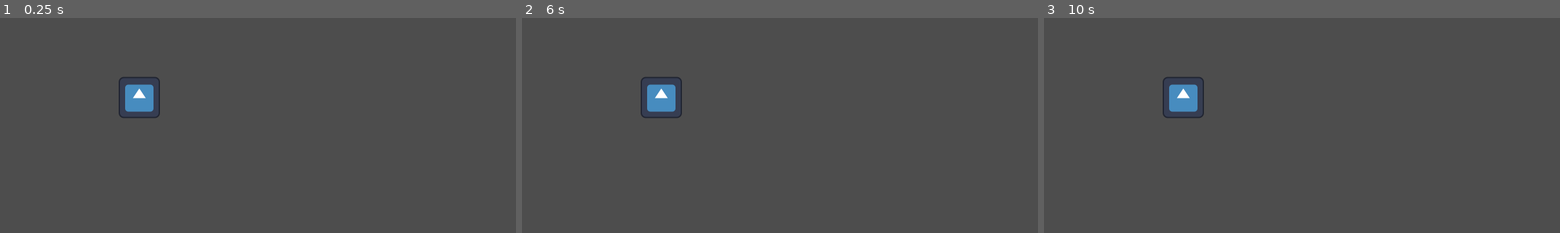
Above: before the commit, frames 1-3 (left to right).
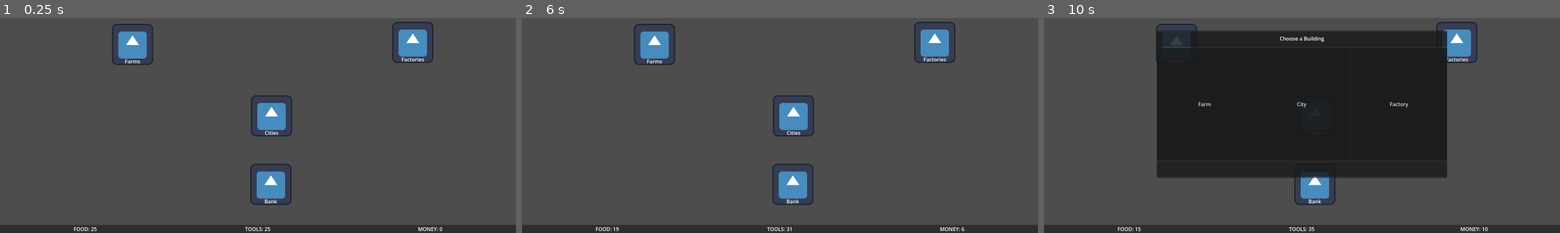
Above: after the commit, the same moments.

Repository: Indept-Studios/Don-t-Crash-The-Market
Game: Godot game, scene res://scenes/game.tscn
Same seed, same stepped clock (60 frames per second), same inputs: the game is played once before the commit and once after it. The engine's default icon, where the game draws it, is replaced by a stand-in: a white triangle on a blue panel in a dark square.
Inputs:
- Up to frame 1 (0.25 s): no input
- Up to frame 2 (6 s): tap Enter at 0.5, 2, 3.5 s; tap Space at 1.25, 2.75, 4.25 s
- Up to frame 3 (10 s): no input

The runs differ from the first frame. In frame 1, 8.1% of the frame differs, in the area x 0-100%, y 1-100%; in frame 2, 8.1%; in frame 3, 43%.

Commit message:
working economy loop with building spawning and card popup

Diff:
--- a/scenes/game.tscn
+++ b/scenes/game.tscn
@@ -1,6 +1,7 @@
 [gd_scene format=3 uid="uid://bnjplwqmshgwj"]
 
 [ext_resource type="Script" uid="uid://dhwnsxrclg7b5" path="res://scripts/game.gd" id="1_uwrxv"]
+[ext_resource type="PackedScene" uid="uid://dwa476dgw4gxs" path="res://scenes/ui.tscn" id="3_lbhrr"]
 [ext_resource type="Texture2D" uid="uid://81eqlgjm0akv" path="res://icon.svg" id="3_lnu2h"]
 
 [node name="Game" type="Node2D" unique_id=57234821]
@@ -11,22 +12,101 @@
 [node name="Farms" type="Node" parent="Buildings" unique_id=2117054079]
 
 [node name="TextureRect" type="TextureRect" parent="Buildings/Farms" unique_id=965459775]
-offset_left = 368.0
-offset_top = 315.0
-offset_right = 496.0
-offset_bottom = 443.0
+offset_left = 347.0
+offset_top = 150.0
+offset_right = 475.0
+offset_bottom = 278.0
 texture = ExtResource("3_lnu2h")
+
+[node name="Label" type="Label" parent="Buildings/Farms/TextureRect" unique_id=1828318405]
+layout_mode = 1
+anchors_preset = 7
+anchor_left = 0.5
+anchor_top = 1.0
+anchor_right = 0.5
+anchor_bottom = 1.0
+offset_left = -24.0
+offset_top = -23.0
+offset_right = 24.0
+grow_horizontal = 2
+grow_vertical = 0
+text = "Farms"
+
+[node name="Instanzen" type="Node" parent="Buildings/Farms" unique_id=2090374870]
 
 [node name="Factories" type="Node" parent="Buildings" unique_id=454222383]
 
 [node name="TextureRect" type="TextureRect" parent="Buildings/Factories" unique_id=238638132]
+offset_left = 1216.0
+offset_top = 144.0
+offset_right = 1344.0
+offset_bottom = 272.0
+texture = ExtResource("3_lnu2h")
+
+[node name="Label" type="Label" parent="Buildings/Factories/TextureRect" unique_id=626910846]
+layout_mode = 1
+anchors_preset = 7
+anchor_left = 0.5
+anchor_top = 1.0
+anchor_right = 0.5
+anchor_bottom = 1.0
+offset_left = -35.5
+offset_top = -23.0
+offset_right = 35.5
+grow_horizontal = 2
+grow_vertical = 0
+text = "Factories"
+
+[node name="Instanzen" type="Node" parent="Buildings/Factories" unique_id=29051201]
 
 [node name="Cities" type="Node" parent="Buildings" unique_id=1865338654]
 
 [node name="TextureRect" type="TextureRect" parent="Buildings/Cities" unique_id=1733736515]
+offset_left = 778.0
+offset_top = 372.0
+offset_right = 906.0
+offset_bottom = 500.0
+texture = ExtResource("3_lnu2h")
+
+[node name="Label" type="Label" parent="Buildings/Cities/TextureRect" unique_id=659341485]
+layout_mode = 1
+anchors_preset = 7
+anchor_left = 0.5
+anchor_top = 1.0
+anchor_right = 0.5
+anchor_bottom = 1.0
+offset_left = -20.0
+offset_top = -23.0
+offset_right = 20.0
+grow_horizontal = 2
+grow_vertical = 0
+text = "Cities"
+
+[node name="Instanzen" type="Node" parent="Buildings/Cities" unique_id=1014308821]
 
 [node name="Bank" type="Node" parent="Buildings" unique_id=1635757743]
 
 [node name="TextureRect" type="TextureRect" parent="Buildings/Bank" unique_id=344492558]
+offset_left = 776.0
+offset_top = 585.0
+offset_right = 904.0
+offset_bottom = 713.0
+texture = ExtResource("3_lnu2h")
 
-[node name="UI" type="CanvasLayer" parent="." unique_id=769780425]
+[node name="Label" type="Label" parent="Buildings/Bank/TextureRect" unique_id=1839546328]
+layout_mode = 1
+anchors_preset = 7
+anchor_left = 0.5
+anchor_top = 1.0
+anchor_right = 0.5
+anchor_bottom = 1.0
+offset_left = -20.0
+offset_top = -23.0
+offset_right = 20.0
+grow_horizontal = 2
+grow_vertical = 0
+text = "Bank"
+
+[node name="Instanzen" type="Node" parent="Buildings/Bank" unique_id=74576661]
+
+[node name="UI" parent="." unique_id=650135114 instance=ExtResource("3_lbhrr")]
--- /dev/null
+++ b/scenes/ui.tscn
@@ -0,0 +1,107 @@
+[gd_scene format=3 uid="uid://dwa476dgw4gxs"]
+
+[ext_resource type="Script" uid="uid://c5cauxiqtwyk3" path="res://scripts/ui.gd" id="1_nt7q6"]
+
+[node name="UI" type="CanvasLayer" unique_id=650135114]
+script = ExtResource("1_nt7q6")
+
+[node name="Panel" type="Panel" parent="." unique_id=1181628996]
+custom_minimum_size = Vector2(0, 25)
+anchors_preset = 12
+anchor_top = 1.0
+anchor_right = 1.0
+anchor_bottom = 1.0
+grow_horizontal = 2
+grow_vertical = 0
+size_flags_horizontal = 3
+
+[node name="HBoxContainer" type="HBoxContainer" parent="Panel" unique_id=1336444699]
+layout_mode = 1
+anchors_preset = 15
+anchor_right = 1.0
+anchor_bottom = 1.0
+grow_horizontal = 2
+grow_vertical = 2
+
+[node name="Food" type="Label" parent="Panel/HBoxContainer" unique_id=2122785858]
+layout_mode = 2
+size_flags_horizontal = 3
+horizontal_alignment = 1
+vertical_alignment = 1
+
+[node name="Tools" type="Label" parent="Panel/HBoxContainer" unique_id=1577008248]
+layout_mode = 2
+size_flags_horizontal = 3
+horizontal_alignment = 1
+vertical_alignment = 1
+
+[node name="Money" type="Label" parent="Panel/HBoxContainer" unique_id=1150899215]
+layout_mode = 2
+size_flags_horizontal = 3
+horizontal_alignment = 1
+vertical_alignment = 1
+
+[node name="CardPopup" type="CenterContainer" parent="." unique_id=1736792834]
+anchors_preset = 15
+anchor_right = 1.0
+anchor_bottom = 1.0
+grow_horizontal = 2
+grow_vertical = 2
+
+[node name="Panel" type="Panel" parent="CardPopup" unique_id=995697226]
+custom_minimum_size = Vector2(900, 450)
+layout_mode = 2
+
+[node name="VBoxContainer" type="VBoxContainer" parent="CardPopup/Panel" unique_id=1800343238]
+layout_mode = 1
+anchors_preset = 15
+anchor_right = 1.0
+anchor_bottom = 1.0
+grow_horizontal = 2
+grow_vertical = 2
+
+[node name="Top" type="PanelContainer" parent="CardPopup/Panel/VBoxContainer" unique_id=957481250]
+custom_minimum_size = Vector2(0, 50)
+layout_mode = 2
+size_flags_vertical = 0
+
+[node name="Label" type="Label" parent="CardPopup/Panel/VBoxContainer/Top" unique_id=1624634147]
+layout_mode = 2
+text = "Choose a Building"
+horizontal_alignment = 1
+vertical_alignment = 1
+
+[node name="Middle" type="PanelContainer" parent="CardPopup/Panel/VBoxContainer" unique_id=1723598808]
+custom_minimum_size = Vector2(0, 350)
+layout_mode = 2
+size_flags_vertical = 4
+
+[node name="HBoxContainer" type="HBoxContainer" parent="CardPopup/Panel/VBoxContainer/Middle" unique_id=1037715985]
+layout_mode = 2
+size_flags_horizontal = 3
+size_flags_vertical = 3
+
+[node name="Farm" type="Button" parent="CardPopup/Panel/VBoxContainer/Middle/HBoxContainer" unique_id=1417276907]
+layout_mode = 2
+size_flags_horizontal = 3
+text = "Farm"
+
+[node name="City" type="Button" parent="CardPopup/Panel/VBoxContainer/Middle/HBoxContainer" unique_id=743786684]
+layout_mode = 2
+size_flags_horizontal = 3
+text = "City
+"
+
+[node name="Factory" type="Button" parent="CardPopup/Panel/VBoxContainer/Middle/HBoxContainer" unique_id=1015625398]
+layout_mode = 2
+size_flags_horizontal = 3
+text = "Factory"
+
+[node name="Bottom" type="PanelContainer" parent="CardPopup/Panel/VBoxContainer" unique_id=251481972]
+custom_minimum_size = Vector2(0, 50)
+layout_mode = 2
+size_flags_vertical = 8
+
+[connection signal="pressed" from="CardPopup/Panel/VBoxContainer/Middle/HBoxContainer/Farm" to="." method="_on_farm_pressed"]
+[connection signal="pressed" from="CardPopup/Panel/VBoxContainer/Middle/HBoxContainer/City" to="." method="_on_city_pressed"]
+[connection signal="pressed" from="CardPopup/Panel/VBoxContainer/Middle/HBoxContainer/Factory" to="." method="_on_factory_pressed"]
--- a/scripts/constants.gd
+++ b/scripts/constants.gd
@@ -1,6 +1,7 @@
 extends Node
 
 const TICK_INTERVAL := 1.0
+const CARD_POPUP_INTERVAL := 10
 
 const DEBUGFLAG := true
 
@@ -14,7 +15,7 @@
 const BUILDING_BANK := "bank"
 
 const FARM_FOOD_OUTPUT := 1
-const FARM_TOOLS_INPUT := 1
+const FARM_TOOLS_INPUT := 0
 
 const FACTORY_FOOD_INPUT := 1
 const FACTORY_TOOLS_OUTPUT := 1
@@ -22,3 +23,6 @@
 const CITY_FOOD_INPUT := 1
 const CITY_TOOLS_INPUT := 1
 const CITY_MONEY_OUTPUT := 1
+
+const EFFICIENCY_LOSS_PER_TICK := 0.1
+const EFFICIENCY_RECOVERY_PER_TICK := 0.05
--- a/scripts/game.gd
+++ b/scripts/game.gd
@@ -1,11 +1,18 @@
 extends Node
 
+signal ressources_changed()
+
 var building_scene = preload("res://scenes/building.tscn")
 
-var stock = {}
+var stock = {
+	Constants.RESOURCE_FOOD: 0,
+	Constants.RESOURCE_TOOLS: 0,
+	Constants.RESOURCE_MONEY: 0
+}
+
 var buildings = {}
 var next_building_id := 1
-
+var first_card_popup_shown := false
 
 #region tick
 signal tick_started(tick_number: int)
@@ -31,16 +38,25 @@
 		return
 	if is_paused:
 		return
+
 	tick_count += 1
+	process_production()
+
+	if tick_count % Constants.CARD_POPUP_INTERVAL == 0:
+		pause_game()
+		$UI/CardPopup.show()
+		return
+
 	tick_started.emit(tick_count)
-	process_production()
 	process_transport()
 	update_market_prices()
 	check_collapse_state()
 	tick_finished.emit(tick_count)
+
 	if Constants.DEBUGFLAG:
 		print("")
 		print("Tick %d" % tick_count)
+		print_stock()
 #endregion
 
 #region gameState
@@ -57,6 +73,8 @@
 	create_building(Constants.BUILDING_FARM)
 	create_building(Constants.BUILDING_FACTORY)
 	create_building(Constants.BUILDING_FACTORY)
+	stock[Constants.RESOURCE_FOOD] = 25
+	stock[Constants.RESOURCE_TOOLS] = 25
 
 func stop_game() -> void:
 	is_running = false
@@ -77,15 +95,60 @@
 		return
 	is_paused = false
 	tick_timer.start()
+
+func print_stock() -> void:
+	print("Stock | Food: ", stock[Constants.RESOURCE_FOOD], " | Tools: ", stock[Constants.RESOURCE_TOOLS], " | Money: ", stock[Constants.RESOURCE_MONEY])
 #endregion
 
 func _ready() -> void:
+	$UI/CardPopup.hide()
 	setup_tick_timer()
 	setup_start_condition()
 	start_game()
+	$UI.building_chosen.connect(_on_building_chosen)
+	ressources_changed.connect(_on_ressources_changed)
+	_on_ressources_changed()
+
+func _on_ressources_changed() -> void:
+	$UI.update_resources(stock)
+
+func _on_building_chosen(type: String) -> void:
+	create_building(type)
+	$UI/CardPopup.hide()
+	resume_game()
 
 func process_production() -> void:
-	pass
+	buildings = {
+		Constants.BUILDING_FARM: $Buildings/Farms/Instanzen.get_children(),
+		Constants.BUILDING_FACTORY: $Buildings/Factories/Instanzen.get_children(),
+		Constants.BUILDING_CITY: $Buildings/Cities/Instanzen.get_children()
+	}
+	var FOOD = Constants.RESOURCE_FOOD
+	var TOOLS = Constants.RESOURCE_TOOLS
+	var MONEY = Constants.RESOURCE_MONEY
+
+	for building in buildings[Constants.BUILDING_FARM]:
+		if consume_resource(TOOLS, building.inputs[TOOLS]):
+			add_resources(FOOD, building.outputs[FOOD])
+			building.is_active = true
+		else:
+			building.is_active = false
+
+	for building in buildings[Constants.BUILDING_FACTORY]:
+		if consume_resource(FOOD, building.inputs[FOOD]):
+			add_resources(TOOLS, building.outputs[TOOLS])
+			building.is_active = true
+		else:
+			building.is_active = false
+
+	for building in buildings[Constants.BUILDING_CITY]:
+		if stock[FOOD] >= building.inputs[FOOD] and stock[TOOLS] >= building.inputs[TOOLS]:
+			consume_resource(FOOD, building.inputs[FOOD])
+			consume_resource(TOOLS, building.inputs[TOOLS])
+			add_resources(MONEY, building.outputs[MONEY])
+			building.is_active = true
+		else:
+			building.is_active = false
 
 func process_transport() -> void:
 	pass
@@ -96,6 +159,7 @@
 func check_collapse_state() -> void:
 	pass
 
+#region Building Factory
 func create_building(type: String) -> void:
 	match type:
 		Constants.BUILDING_FARM:
@@ -109,7 +173,7 @@
 	next_building_id+=1
 
 func create_farm(id: int) -> void:
-	var parent_node = $Buildings/Farms
+	var parent_node = $Buildings/Farms/Instanzen
 	var building = building_scene.instantiate()
 	building.id = id
 	building.building_type = Constants.BUILDING_FARM
@@ -126,7 +190,7 @@
 		print("FARM added")
 
 func create_factory(id: int) -> void:
-	var parent_node = $Buildings/Factories
+	var parent_node = $Buildings/Factories/Instanzen
 	var building = building_scene.instantiate()
 	building.id = id
 	building.building_type = Constants.BUILDING_FACTORY
@@ -143,7 +207,7 @@
 		print("FACTORY added")
 
 func create_city(id: int) -> void:
-	var parent_node = $Buildings/Cities
+	var parent_node = $Buildings/Cities/Instanzen
 	var building = building_scene.instantiate()
 	building.id = id
 	building.building_type = Constants.BUILDING_CITY
@@ -161,7 +225,7 @@
 		print("CITY added")
 
 func create_bank(id: int) -> void:
-	var parent_node = $Buildings/Bank
+	var parent_node = $Buildings/Bank/Instanzen
 	var building = building_scene.instantiate()
 	building.id = id
 	building.building_type = Constants.BUILDING_BANK
@@ -176,10 +240,15 @@
 
 	if Constants.DEBUGFLAG:
 		print("BANK added")
-
-
-func add_resources() -> void:
-	pass
-
-func consume_resource() -> void:
-	pass
+#endregion
+
+func add_resources(type: String, amount: float) -> void:
+	stock[type] += amount
+	ressources_changed.emit()
+
+func consume_resource(type: String, amount: float) -> bool:
+	if stock[type] >= amount:
+		stock[type] -= amount
+		ressources_changed.emit()
+		return true
+	return false
--- /dev/null
+++ b/scripts/ui.gd
@@ -0,0 +1,21 @@
+extends CanvasLayer
+
+@onready var food = $Panel/HBoxContainer/Food
+@onready var tools = $Panel/HBoxContainer/Tools
+@onready var money = $Panel/HBoxContainer/Money
+
+signal building_chosen(building_type)
+
+func _on_farm_pressed() -> void:
+	building_chosen.emit(Constants.BUILDING_FARM)
+
+func _on_city_pressed() -> void:
+	building_chosen.emit(Constants.BUILDING_CITY)
+
+func _on_factory_pressed() -> void:
+	building_chosen.emit(Constants.BUILDING_FACTORY)
+
+func update_resources(stock: Dictionary) -> void:
+	food.text = "FOOD: %d" % stock[Constants.RESOURCE_FOOD]
+	tools.text = "TOOLS: %d" % stock[Constants.RESOURCE_TOOLS]
+	money.text = "MONEY: %d" % stock[Constants.RESOURCE_MONEY]
Not shown, added: scripts/ui.gd.uid
